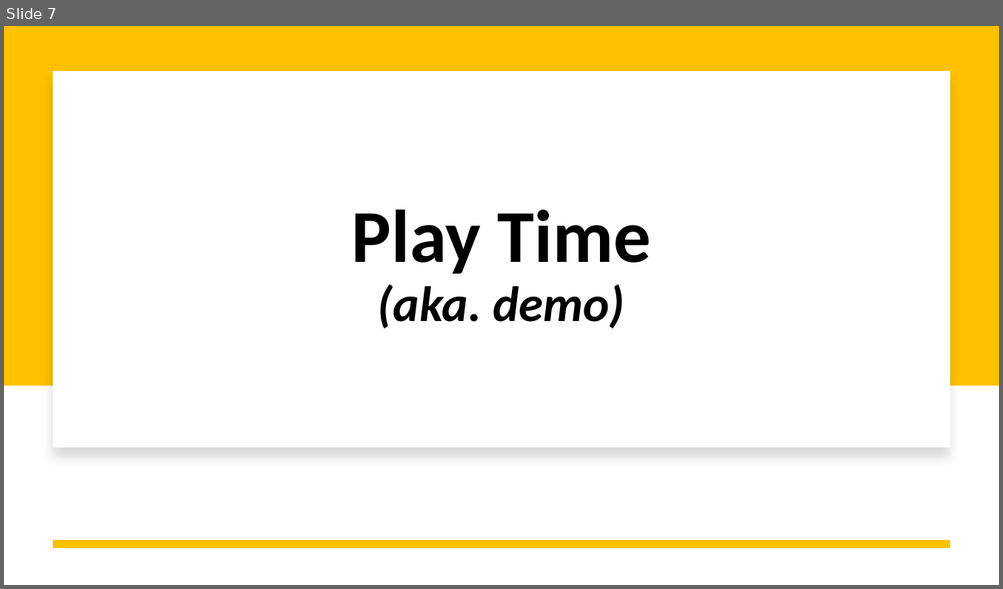
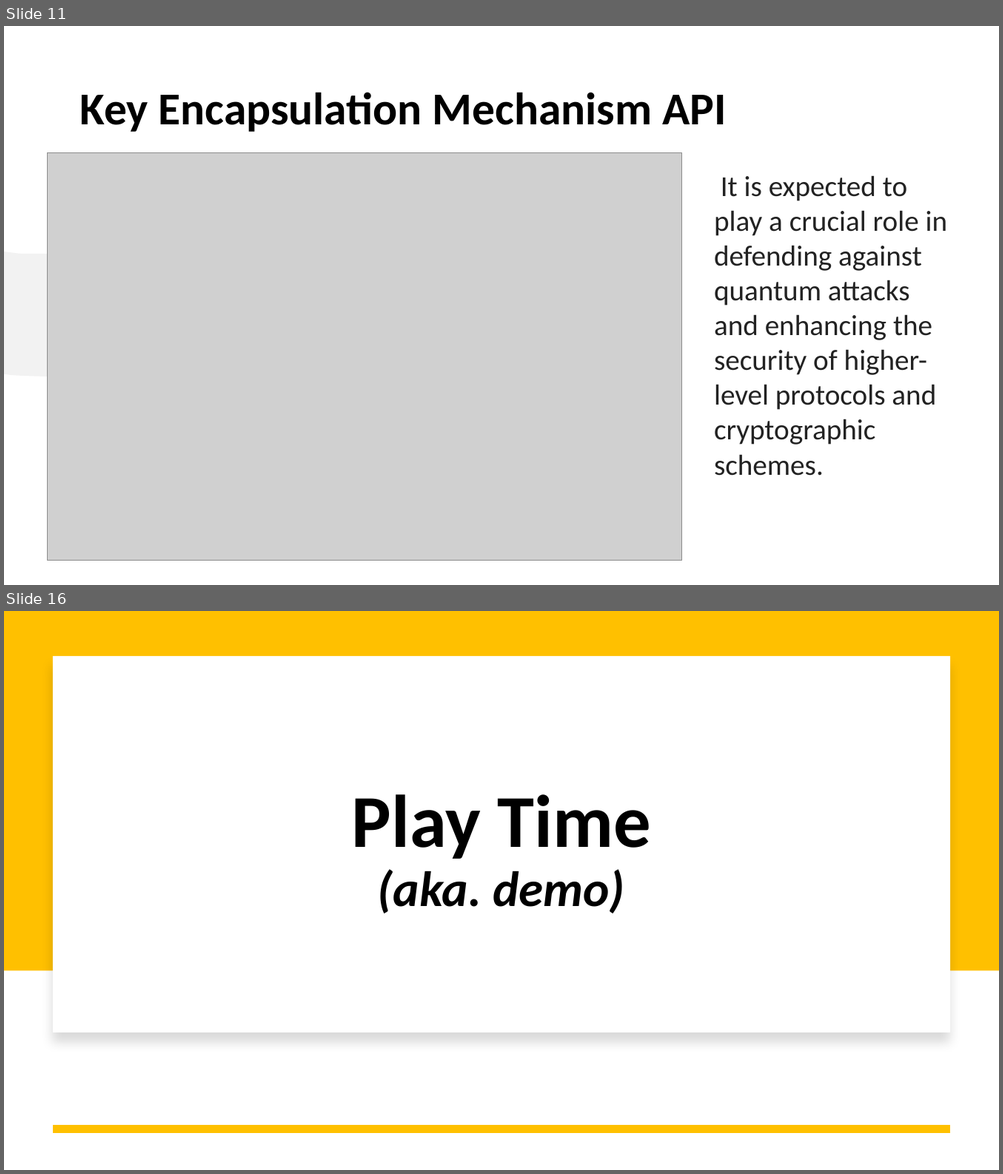
Before and after one commit to iuliana/jdk21-parent-project, a slide deck: Java21-Presentation.pptx. Shown one above the other, each under a label of ours: slide 7 before the commit, slides 11 and 16 after it; the slides between them are not shown. The pictures are 1003x589 and 1003x1174 pixels, drawn with LibreOffice and Linux fonts; fonts in the diff are those of the drawing; grey boxes stand for pictures. Boxes give left, top, right and bottom in pixels: in the first picture for what was removed or moved away, otherwise in the second. Text is boxed around its words. In the diff, an @@ line names an element or a change of style, - is before the commit and + after.

```diff
--- a/Java21-Presentation.pptx
+++ b/Java21-Presentation.pptx
@@ slide 11 added at [4, 26, 999, 585], background #FFFFFF @@
@@ title added at [79, 92, 726, 132], 44 pt, text #000000, bold @@
+Key Encapsulation Mechanism API
@@ picture added at [47, 153, 681, 561] @@
@@ text added at [714, 175, 948, 476], 28 pt, text #222222 @@
+It is expected to play a crucial role in defending against quantum attacks and enhancing the security of higher-level protocols and cryptographic schemes.
@@ freeform shape added at [4, 252, 250, 378], fill #E7E6E6 at 50% opacity @@
@@ what was slide 7 is now slide 16 @@
```
Also in this commit, not shown: 4 slides changed, 7 other slides added, 22 other files.
